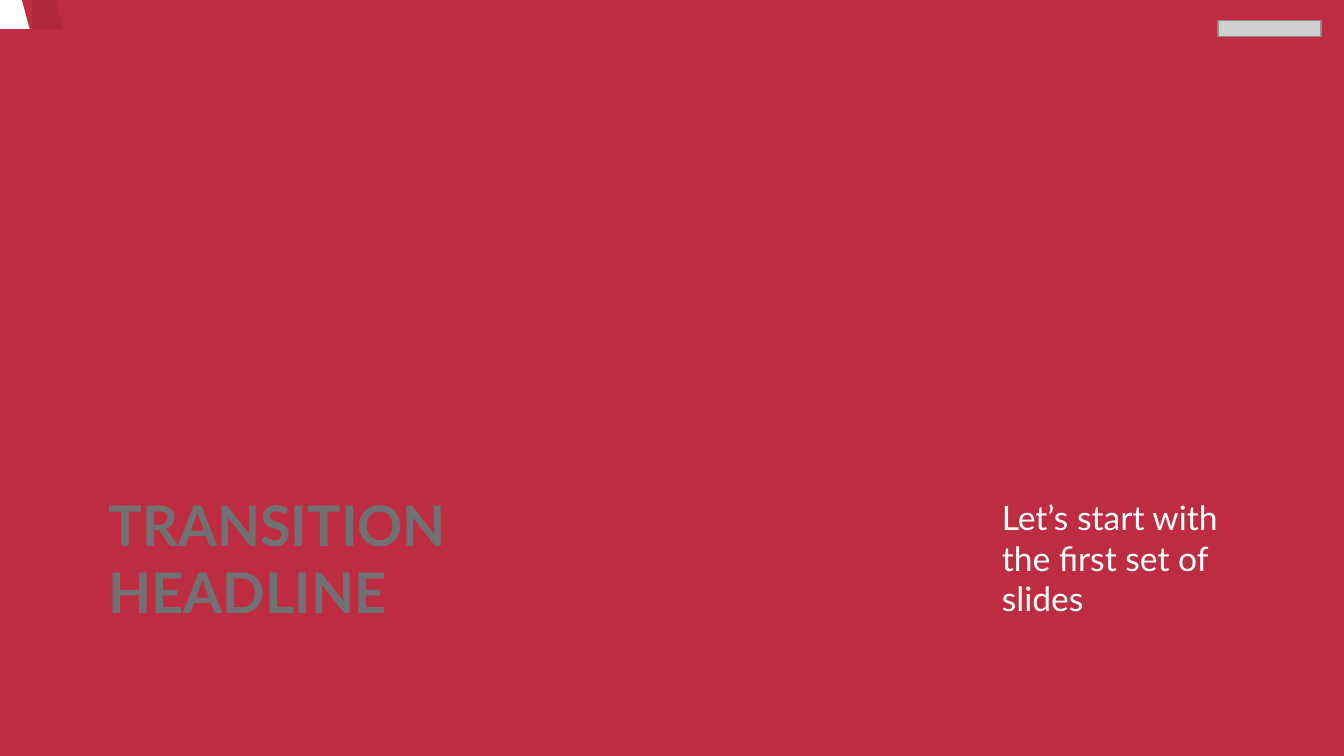
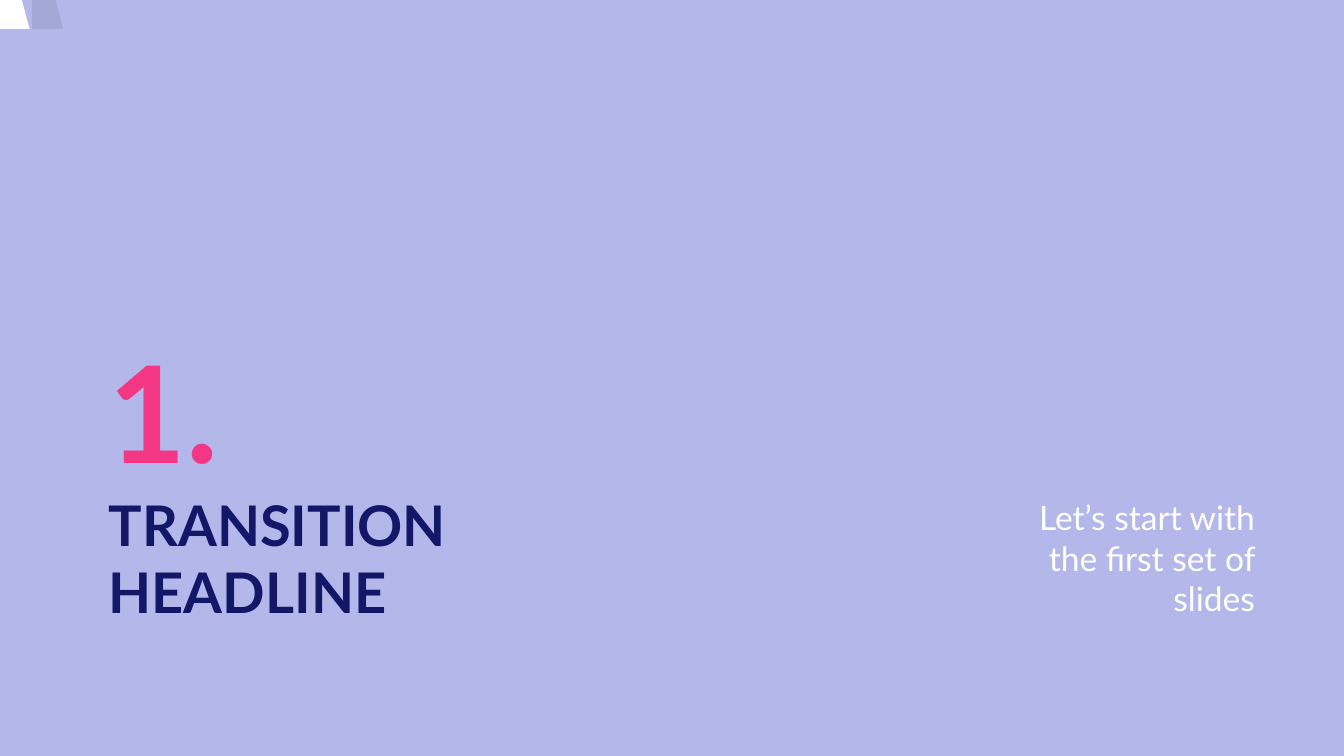
Before and after one commit to josedom24/curso_python3, a slide deck: slide 3 of modelo.odp. Drawn at 1344x756 pixels with LibreOffice and Linux fonts; fonts in the diff are those of the drawing; grey boxes stand for pictures. Boxes give left, top, right and bottom in pixels: in the first picture for what was removed or moved away, otherwise in the second. Text is boxed around its words. In the diff, an @@ line names an element or a change of style, - is before the commit and + after.

```diff
--- a/modelo.odp
+++ b/modelo.odp
@@ background #BE2C42 to #B3B7E9 @@
@@ picture removed at (1218, 20, 1321, 36) @@
@@ title added at (109, 366, 446, 613), 30 pt, text #121867, bold @@
+1.
+TRANSITION HEADLINE
@@ subtitle "Let’s start with the first ..." at (1039, 505, 1255, 611): alignment left to right @@
```
Also in this commit, not shown: 23 other slides changed, 1 slide added.
